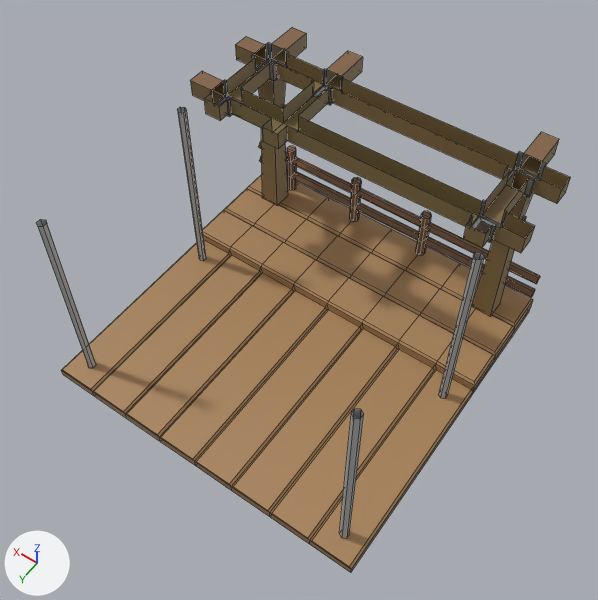
What one commit did to the FBX model Assets/3DModels/Buildings/Constructions/BasicElevator/BasicElevator_Straight_Up.fbx.
One viewpoint serves both versions: a 50 mm camera at (-6.58, 9.38, 16.29) aimed at (-0.14, 0.37, 2.12). Every picture has the same lights, and +X, +Y and +Z are marked at lower left. The first picture is the older version. Mesh edges are drawn as thin lines. Where no turn or scale is listed for an object, it has been applied to the vertices.

Objects in the first picture: 'BasicElevator_Straight_Up'.
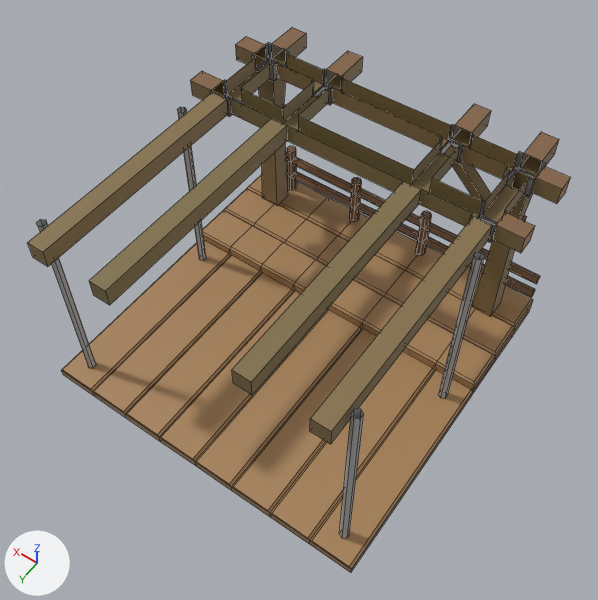
Where the newer file only moved an object's origin or applied its transform, the numbers keep the older frame.

Pixel boxes (x1, y1, x2, y2) of what changed, in the pictures (598 x 600 px):
```json
{"object": "BasicElevator_Straight_Up", "change": "reshaped", "before": [36, 27, 571, 572], "after": [28, 27, 571, 572]}
{"part": 1, "of": "me_cube_012", "change": "built on", "before": [204, 78, 517, 248], "after": [28, 78, 571, 444]}
{"part": 2, "of": "me_cube_012", "change": "surface changed", "before": [522, 179, 570, 250], "after": [522, 179, 570, 250]}
```

The change, as JSON lines over the scene's bpy script:
```json
{"block": "me_cube_012", "where": "# used by ob_basicelevator_straight_up; location = (0.0, 0.0, 0.0)"}
{"op": "remove", "block": "me_cube_012", "code": "me_cube_012.from_pydata(...)  # 670 vertices, 605 faces; spans x -4.0..4.0, y -4.25..4.0, z 0.0..5.0"}
{"op": "add", "block": "me_cube_012", "code": "me_cube_012.from_pydata(...)  # 718 vertices, 653 faces; spans x -4.0..4.0, y -4.25..4.0, z 0.0..5.0"}
{"block": "me_cube_012", "change": "me_cube_012 part 1"}
{"block": "me_cube_012", "change": "12 vertices are removed from x -3.35..3.35, y -1.05, z 4.6..5.0"}
{"block": "me_cube_012", "change": "19 faces are deleted"}
{"block": "me_cube_012", "change": "52 vertices are added at x -2.9..1.8, y -4.25..4.0, z 3.1..5.0"}
{"block": "me_cube_012", "change": "8 new vertices lie (0.0, 5.32, 0.0) away from vertices in x -3.35..3.35, y -1.32, z 4.6..5.0"}
{"block": "me_cube_012", "change": "67 new faces join them"}
{"block": "me_cube_012", "change": "me_cube_012 part 2: 16 kept faces spanning x -4.0..-2.9, y -3.4..-1.37, z 3.01..5.0 get new texture (UV) coordinates"}
```
